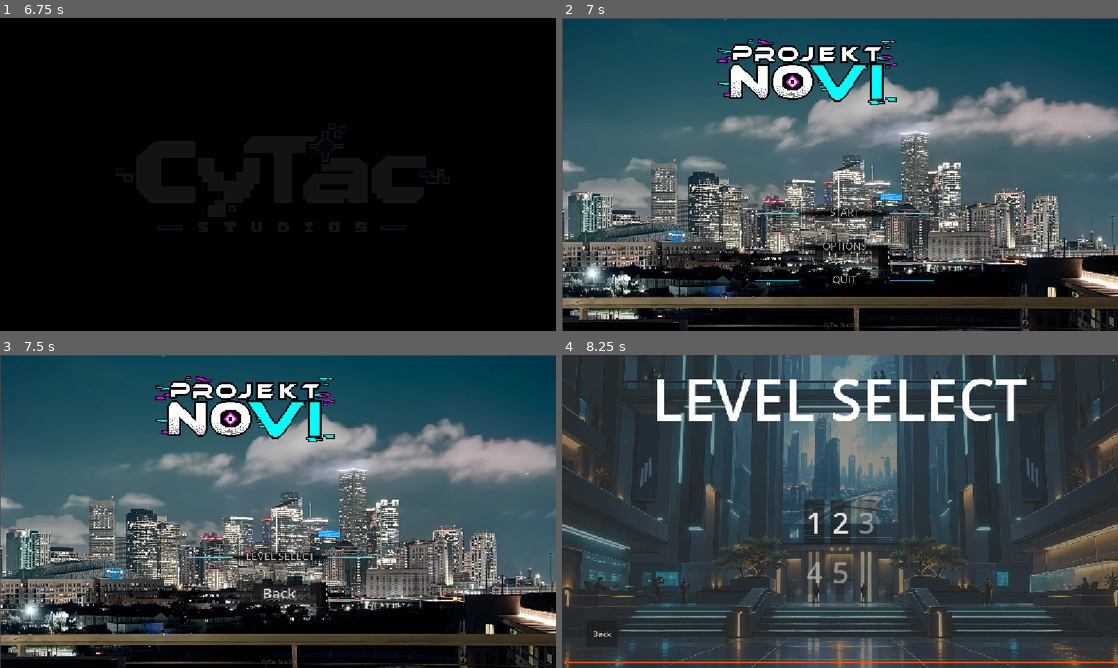
Above: before the commit, frames 1-4 (two rows, left to right).
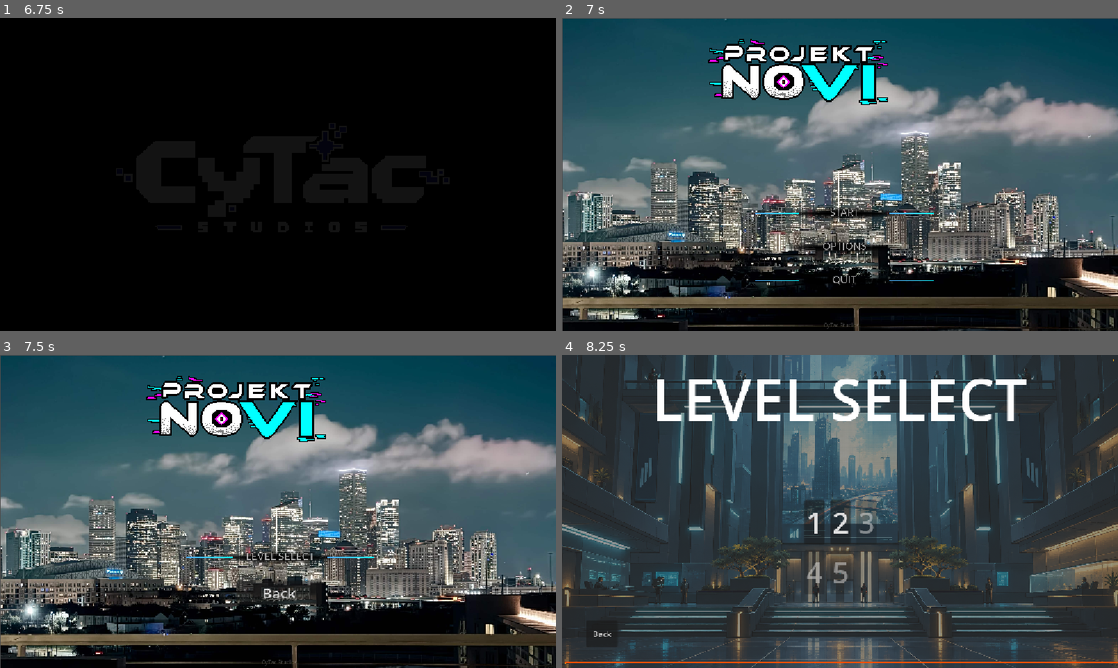
Above: after the commit, the same moments.

Repository: Shaheer-Abbasi/Projekt-Novi
Game: Godot game, scene res://Boot-Splash.tscn
Two runs of this game, one before a commit and one after it. Both use one fixed random seed, a clock stepped at 60 frames per second and the inputs below. Sound files missing from this copy of the repository are replaced by a short silence.
Inputs (mouse positions are in pixels of both pictures, inside the frame that each line leads up to):
- Up to frame 1 (6.75 s): tap Enter at 0.5, 3.5 s; move the mouse to (400, 158) at 0.52 s; hold D (right) 0.53-1.25 s; hold E (interact) 0.53-1.25 s; click (400, 158) at 0.67 s; tap Space at 0.77, 2, 3.77, 5.75 s; drag from (166, 190) to (250, 237) at 1.27 s; move the mouse to (333, 105) at 2.02 s; hold D (right) 2.03-2.75 s; tap Keypad Enter at 2.1 s; drag from (250, 237) to (111, 127) at 2.77 s; move the mouse to (444, 221) at 3.52 s; hold A (left) 3.53-4.25 s; tap R at 3.6 s; tap Escape at 4.15 s; drag from (111, 127) to (194, 96) at 4.27 s; move the mouse to (305, 174) at 5.02 s; hold S (down) 5.03-5.75 s; tap 2 at 5.1 s; click (305, 174) at 5.17 s; drag from (194, 96) to (166, 190) at 5.77 s; move the mouse to (400, 158) at 6.52 s; hold W (up) from 6.53 s (still down); tap 4 at 6.6 s
- Up to frame 2 (7 s): keep holding W (up); tap Space at 6.77 s
- Up to frame 3 (7.5 s): release W (up) at 7.25 s; click (283, 549) at 7.25 s
- Up to frame 4 (8.25 s): click (840, 558) at 8 s

Frame 1 is identical in both runs. In frame 2, 3.8% of the frame differs, in the area x 26-61%, y 6-28%; in frame 3, 3.8%; in frame 4, nothing differs.

Commit message:
Center main menu logo

Diff:
--- a/projekt-novi/scenes/MainMenuScenes/main_menu.tscn
+++ b/projekt-novi/scenes/MainMenuScenes/main_menu.tscn
@@ -59,11 +59,15 @@
 stretch_mode = 6
 
 [node name="NewLogo" type="TextureRect" parent="."]
-layout_mode = 0
-offset_left = 318.0
+layout_mode = 1
+anchors_preset = 10
+anchor_left = 0.5
+anchor_right = 0.5
+offset_left = -275.0
 offset_top = 42.0
-offset_right = 868.0
+offset_right = 275.0
 offset_bottom = 190.0
+grow_horizontal = 2
 mouse_filter = 2
 texture = ExtResource("16_newlogo")
 expand_mode = 1
